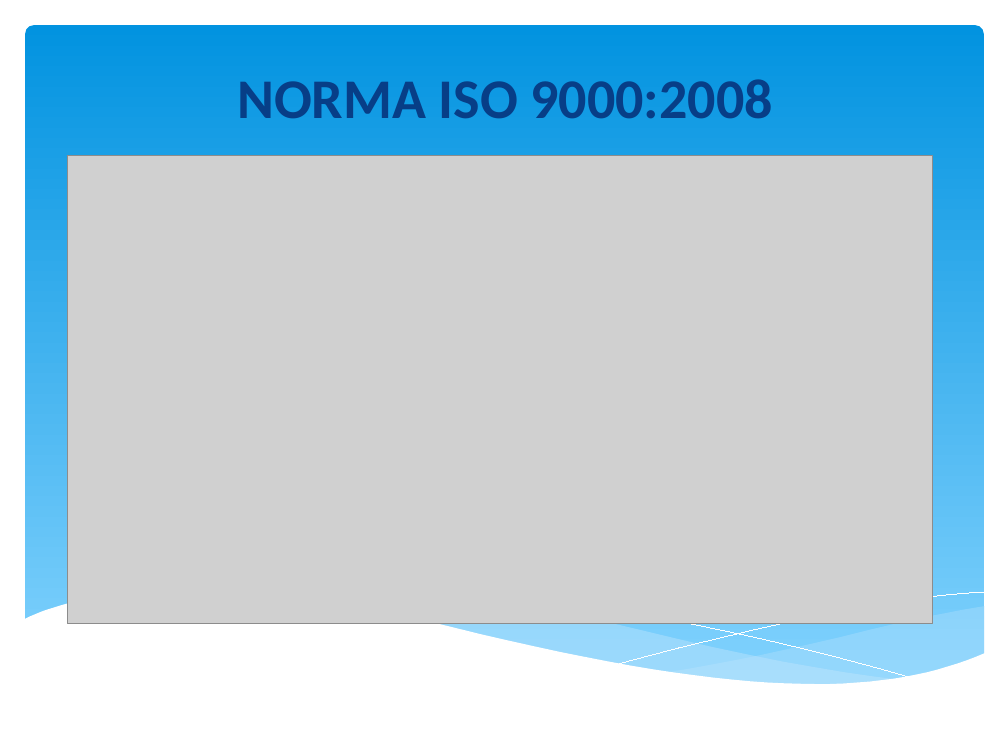
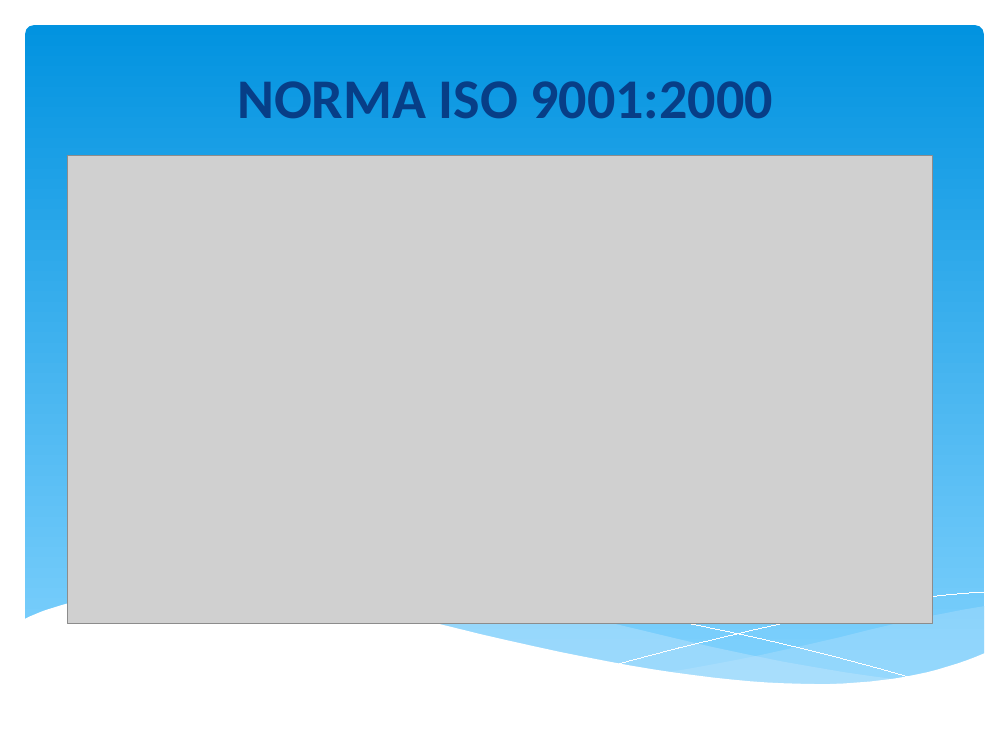
Before and after one commit to orlysemperfi/tp3-contratos-clientes, a slide deck: slide 3 of ITERACION 5/SUB ITERACION 4/PPT TP3 PRES04.pptx. Drawn at 1008x756 pixels with LibreOffice and Linux fonts; fonts in the diff are those of the drawing; grey boxes stand for pictures. Boxes give left, top, right and bottom in pixels: in the first picture for what was removed or moved away, otherwise in the second. Text is boxed around its words. In the diff, an @@ line names an element or a change of style, - is before the commit and + after.

```diff
--- a/ITERACION 5/SUB ITERACION 4/PPT TP3 PRES04.pptx
+++ b/ITERACION 5/SUB ITERACION 4/PPT TP3 PRES04.pptx
@@ title at (237,81,773,118): text changed @@
-NORMA ISO 9000:2008
+NORMA ISO 9001:2000
```
Also in this commit, not shown: 4 other slides changed.
